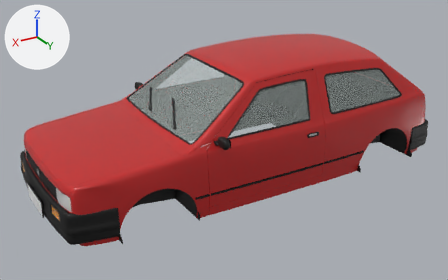
Before and after pictures for a commit that changed the glTF model veiculos/proprios/quebravel/caipora-molde/caipora-molde_lod1.glb.
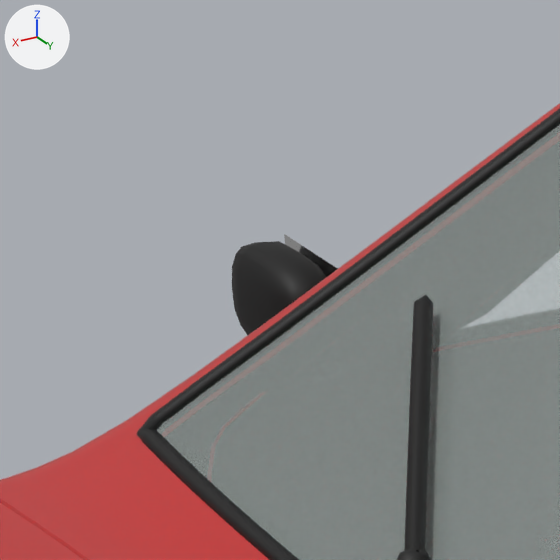
The first picture shows the older version from a 50 mm lens placed at (2.97, 4.66, 2.88), pointed at (0.2, 0.04, 0.57). The close-ups show the older and then the newer version on the part from 26% to 36% of the width and 22% to 39% of the height of that picture. Only the edits that show in the close-ups are written down. The lights are fixed; the arrows at upper left show +X, +Y and +Z. Vertices at exactly the same position are counted once.

In view in the first close-up: 'body', 'glass_windshield', 'hood', 'mirror_right'.
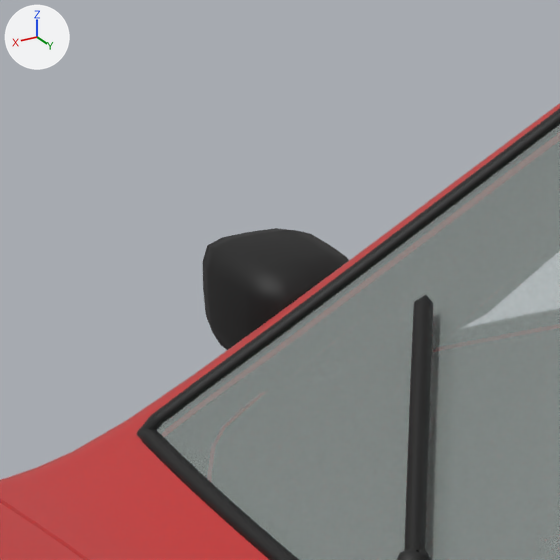
Pixel boxes (x1, y1, x2, y2) of what changed, in the close-ups (560 x 560 px; the box of a moved part takes in the faces that stretch with it):
'mirror_right', reshaped
    before: (232, 234, 338, 335)
    after: (203, 228, 349, 350)
part 1 of me_mirror_right, moved or reshaped (not visible afterwards)
    before: (284, 234, 338, 277)
part 2 of me_mirror_right, moved or reshaped
    before: (232, 241, 326, 335)
    after: (203, 228, 349, 350)

What changed in the scene script:
```text
Change me_mirror_right:
    used by ob_mirror_right; location = (0.0, 0.0, 0.0)
    remove me_mirror_right.from_pydata(...)  # 200 vertices, 386 faces; spans x 0.641..0.705, y -0.887..-0.702, z 0.882..0.972
    add me_mirror_right.from_pydata(...)  # 200 vertices, 386 faces; spans x 0.619..0.723, y -0.895..-0.702, z 0.877..0.977
    me_mirror_right part 1: the loose piece of 4 vertices spanning x 0.641, y -0.879..-0.755, z 0.89..0.964 is moved by (-0.017, 0.0, 0.0)
    me_mirror_right part 2: 98 of 200 vertices moved; they spanned x 0.643..0.699, y -0.887..-0.746, z 0.882..0.972 and now span x 0.619..0.723, y -0.895..-0.739, z 0.877..0.977; mean shift (0.0, 0.0, 0.0); largest move (0.645, -0.848, 0.947) -> (0.621, -0.854, 0.951)
```
